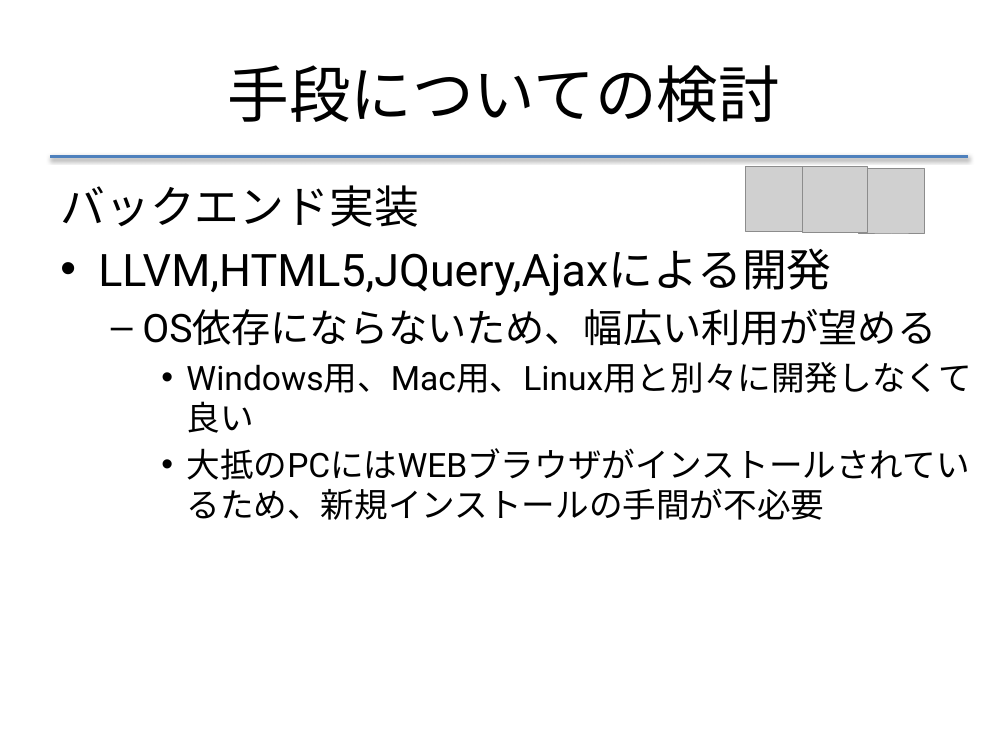
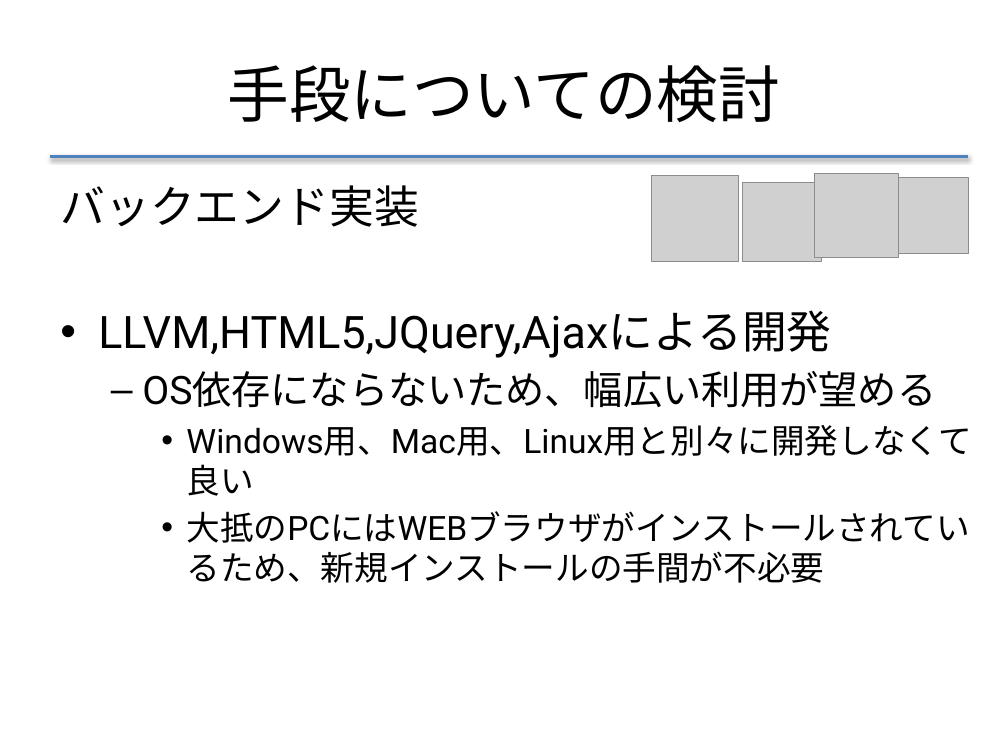
Before and after one commit to f-akazawa/akaz_uecdevelop, a slide deck: slide 20 of doc/中間発表資料.pptx. Drawn at 1008x756 pixels with LibreOffice and Linux fonts; fonts in the diff are those of the drawing; grey boxes stand for pictures. Boxes give left, top, right and bottom in pixels: in the first picture for what was removed or moved away, otherwise in the second. Text is boxed around its words. In the diff, an @@ line names an element or a change of style, - is before the commit and + after.

Commit message:
LLVMのロゴ追加

```diff
--- a/doc/中間発表資料.pptx
+++ b/doc/中間発表資料.pptx
@@ text "バックエンド実装" rewrapped from <box>60,185,971,520</box> to <box>60,185,971,583</box> @@
@@ picture added at <box>652,176,739,262</box> @@
@@ picture: place and size @@
-picture at <box>802,166,868,232</box>
+picture at <box>814,173,898,257</box>
@@ picture: place and size @@
-picture at <box>859,168,924,234</box>
+picture at <box>892,177,969,254</box>
@@ picture: place and size @@
-picture at <box>746,166,811,232</box>
+picture at <box>742,182,821,261</box>
```
